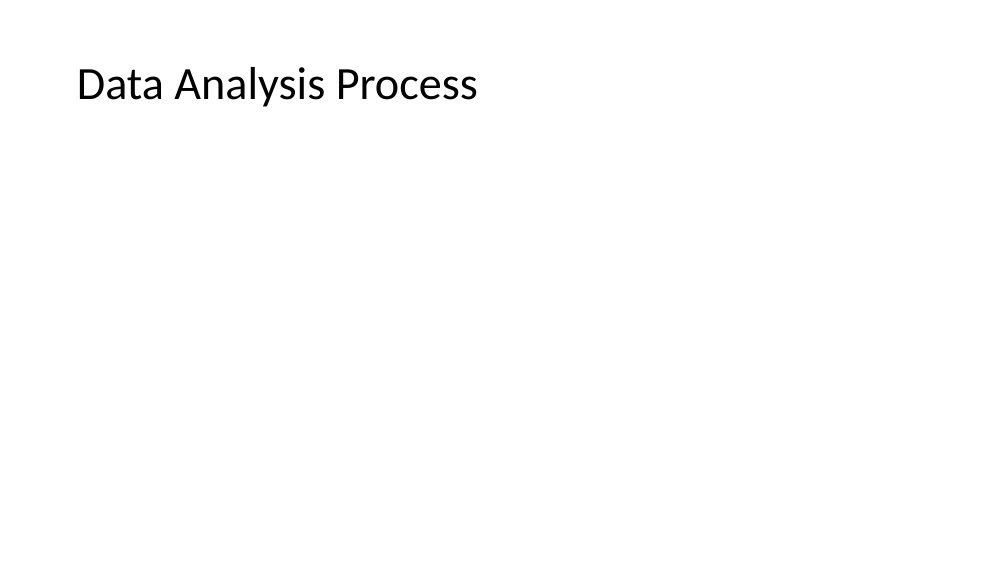
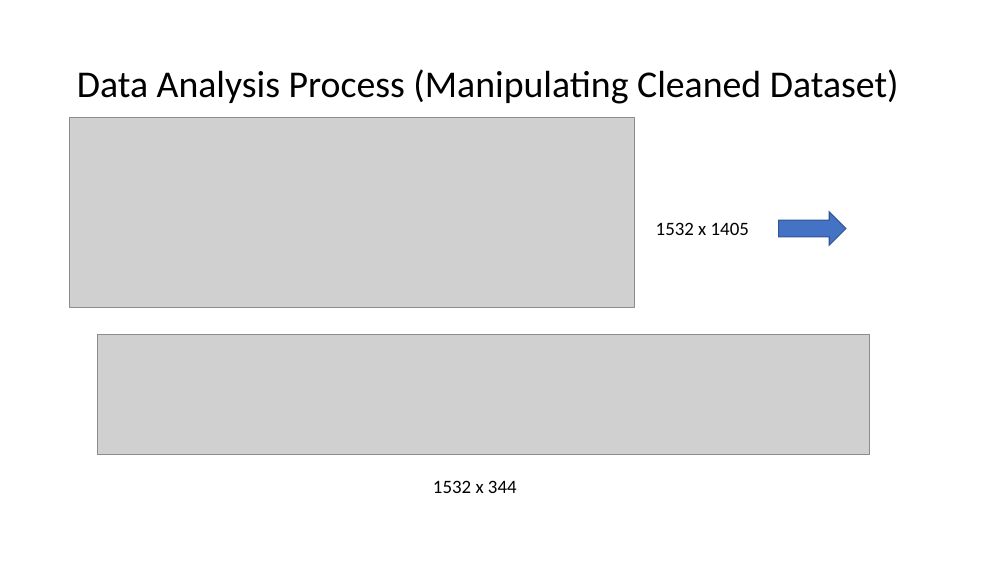
Before and after one commit to cocofreefarm/Module3, a slide deck: slide 5 of Hotels in Madison Area.pptx (slide 4 before the commit). Drawn at 1008x567 pixels with LibreOffice and Linux fonts; fonts in the diff are those of the drawing; grey boxes stand for pictures. Boxes give left, top, right and bottom in pixels: in the first picture for what was removed or moved away, otherwise in the second. Text is boxed around its words. In the diff, an @@ line names an element or a change of style, - is before the commit and + after.

Commit message:
more contents in ppt and revise critical error in analysis step

```diff
--- a/Hotels in Madison Area.pptx
+++ b/Hotels in Madison Area.pptx
@@ title at [77, 69, 899, 104]: text changed; size 44 to 36 pt @@
-Data Analysis Process
+Data Analysis Process (Manipulating Cleaned Dataset)
@@ picture added at [70, 117, 634, 307] @@
@@ text added at [656, 222, 749, 235], 18 pt, text #000000 @@
+1532 x 1405
@@ right arrow added at [779, 212, 846, 245], fill #4472C4, outline #325491 1 pt @@
@@ picture added at [98, 334, 870, 454] @@
@@ text added at [433, 480, 517, 493], 18 pt, text #000000 @@
+1532 x 344
```
Also in this commit, not shown: 1 other slide changed, 4 slides added, 1 other file.
